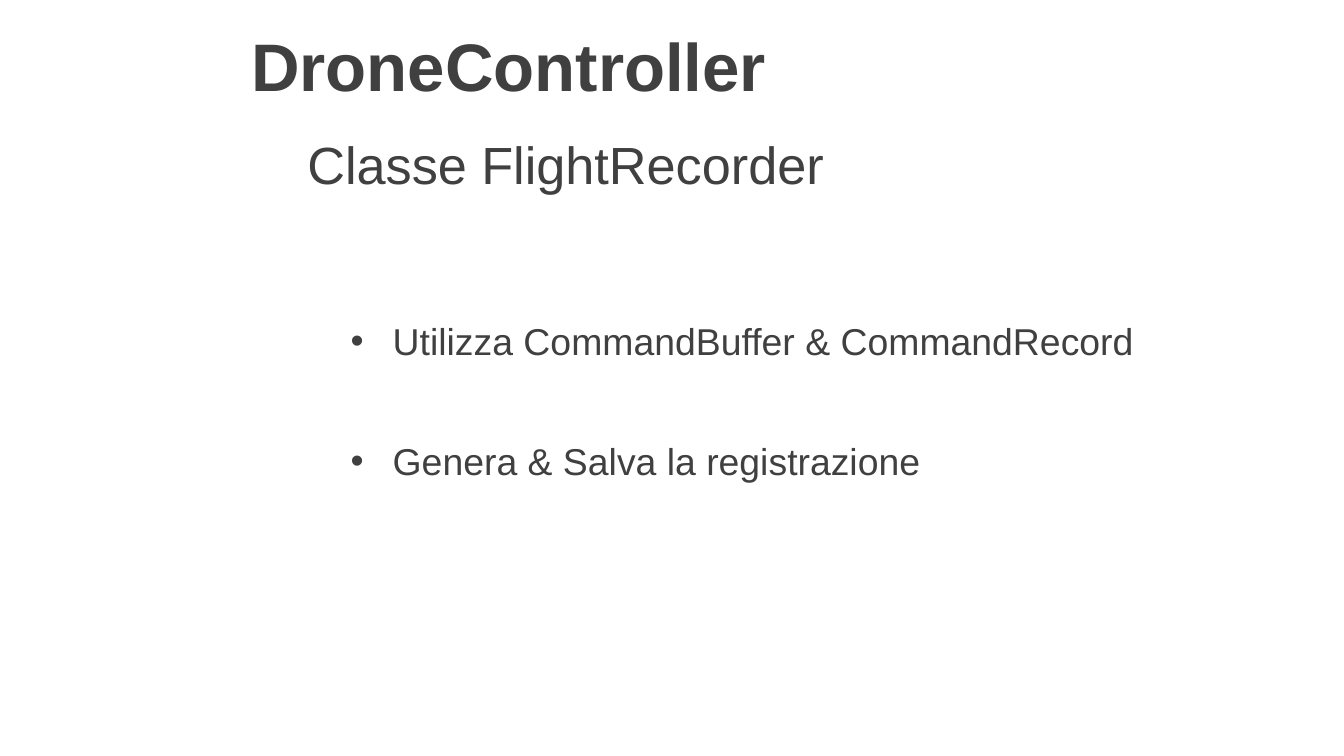
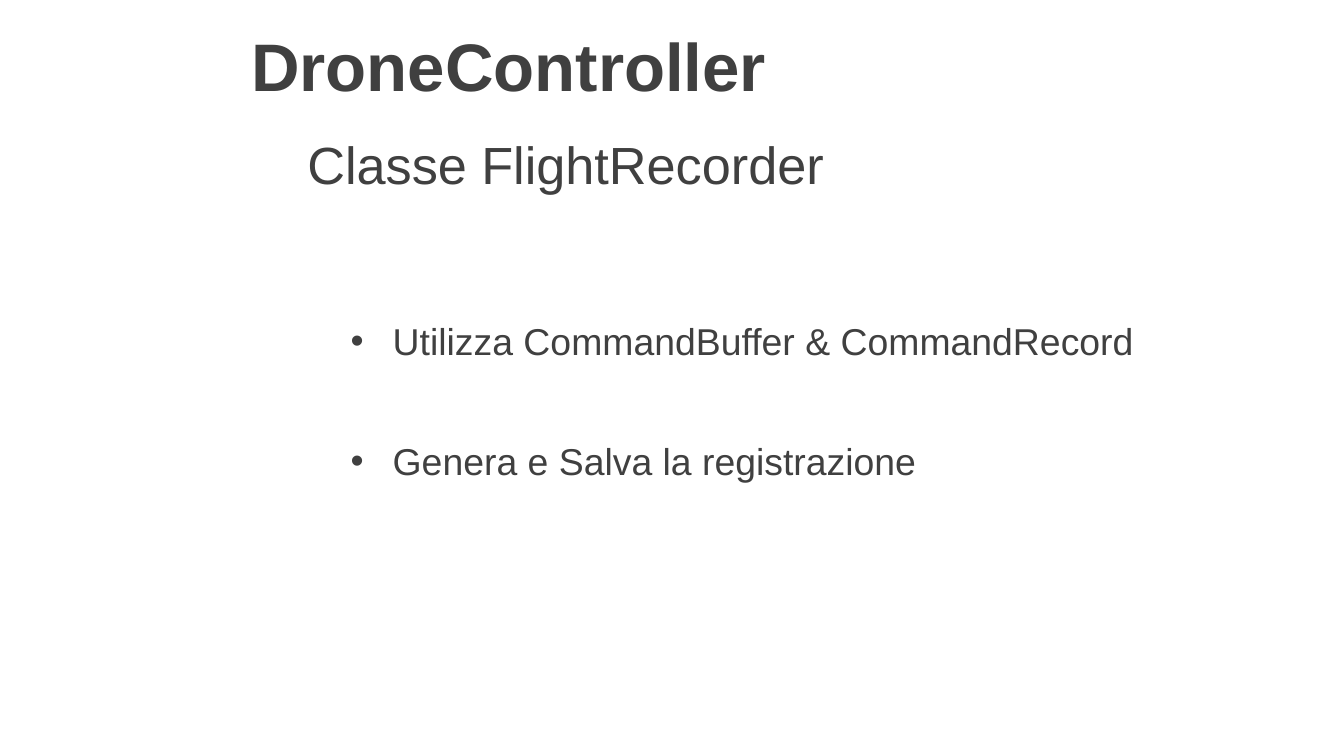
Before and after one commit to LuMug/DroneControlSystem, a slide deck: slide 25 of docs/Presentazione.pptx (slide 31 before the commit). Drawn at 1344x756 pixels with LibreOffice and Linux fonts; fonts in the diff are those of the drawing; background and template pictures are left out. Boxes give left, top, right and bottom in pixels: in the first picture for what was removed or moved away, otherwise in the second. Text is boxed around its words. In the diff, an @@ line names an element or a change of style, - is before the commit and + after.

```diff
--- a/docs/Presentazione.pptx
+++ b/docs/Presentazione.pptx
@@ text at (x1=393, y1=448, x2=916, y2=482): text changed @@
-• Genera & Salva la registrazione
+• Genera e Salva la registrazione
```
Also in this commit, not shown: 6 other slides changed, 2 slides added, 8 slides removed.
